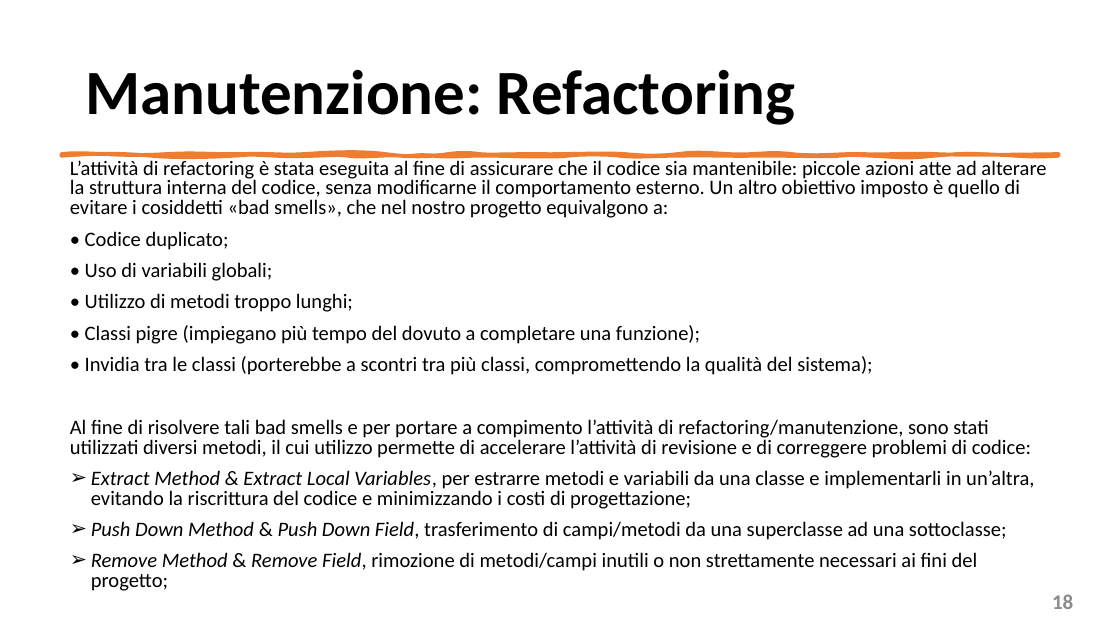
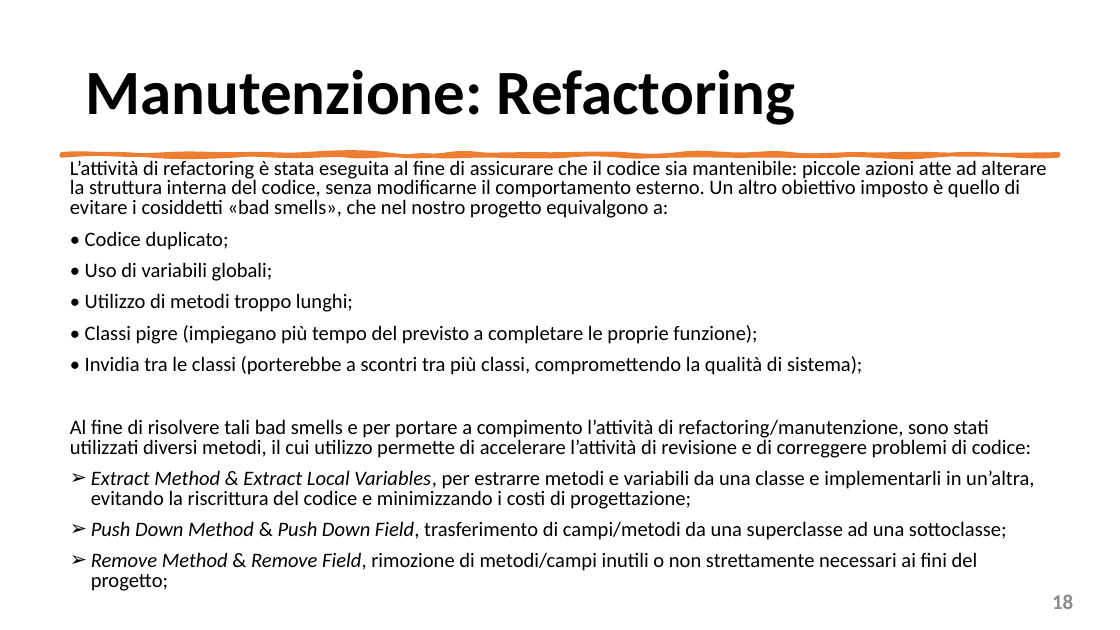
Before and after one commit to mangilimatteo/Progetto_Ingegneria_Software_Cattaneo_Mangili_Saini, a slide deck: slide 18 of Presentazione/Presentazione_Progetto.pptx. Drawn at 1120x630 pixels with LibreOffice and Linux fonts; fonts in the diff are those of the drawing. Boxes give left, top, right and bottom in pixels: in the first picture for what was removed or moved away, otherwise in the second. Text is boxed around its words. In the diff, an @@ line names an element or a change of style, - is before the commit and + after.

```diff
--- a/Presentazione/Presentazione_Progetto.pptx
+++ b/Presentazione/Presentazione_Progetto.pptx
@@ text at (85, 325, 862, 375): text changed @@
-• Classi pigre (impiegano più tempo del dovuto a completare una funzione);
-• Invidia tra le classi (porterebbe a scontri tra più classi, compromettendo la qualità del sistema);
+• Classi pigre (impiegano più tempo del previsto a completare le proprie funzione);
+• Invidia tra le classi (porterebbe a scontri tra più classi, compromettendo la qualità di sistema);
```
Also in this commit, not shown: 3 other slides changed, 3 other files.
